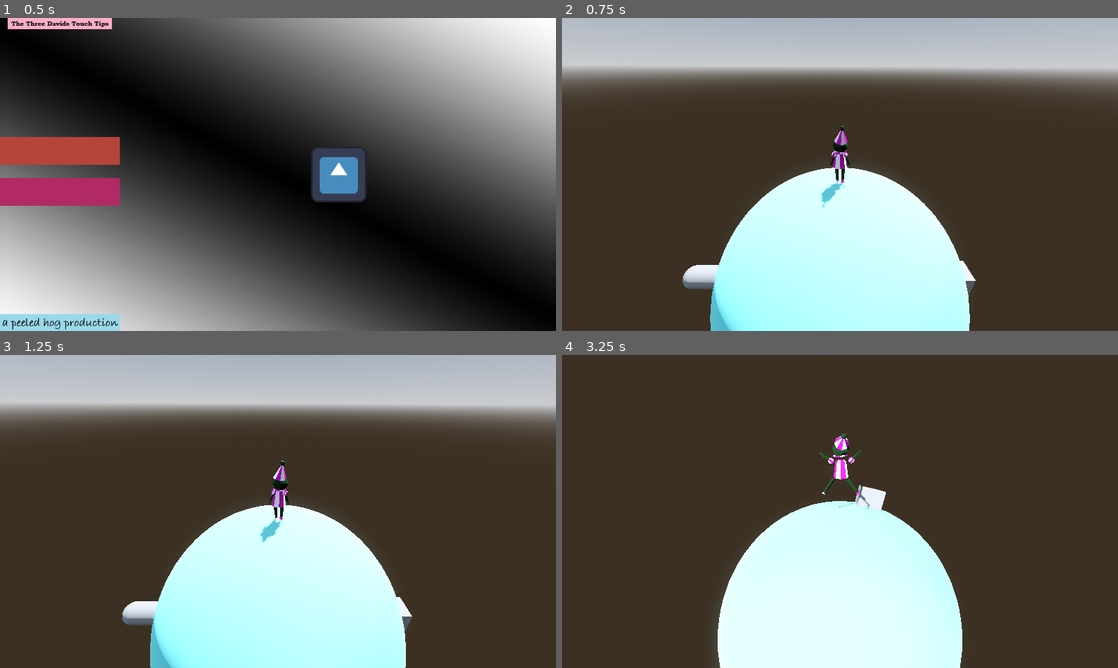
Above: before the commit, frames 1-4 (two rows, left to right).
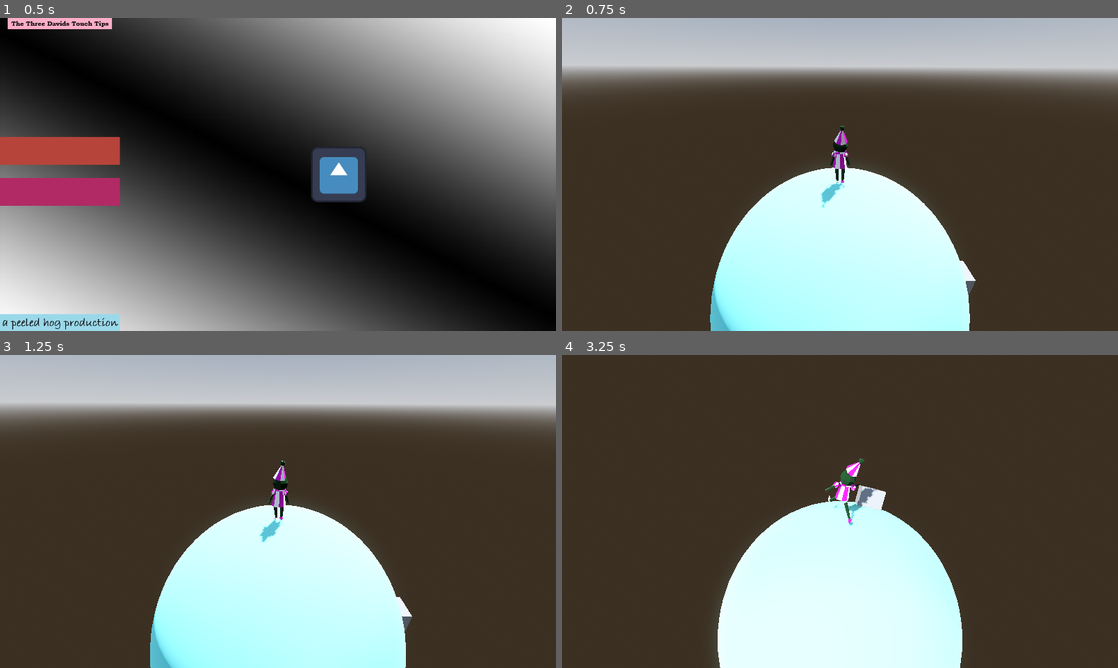
Above: after the commit, the same moments.

Repository: boner-cmd/effective-octo-pancake
Game: Godot game, scene res://Scenes/TitleScreen.tscn
The game is run twice, just before and just after one commit, with the same random seed, the same clock (stepped at 60 frames per second) and the same inputs. The engine's default icon, where the game draws it, is replaced by a stand-in: a white triangle on a blue panel in a dark square.
Inputs (mouse positions are in pixels of both pictures, inside the frame that each line leads up to):
- Up to frame 1 (0.5 s): no input
- Up to frame 2 (0.75 s): click (623, 149) at 0.5 s
- Up to frame 3 (1.25 s): no input
- Up to frame 4 (3.25 s): tap Enter (ui_accept) at 1.25 s; move the mouse to (867, 511) at 1.27 s; hold F (advance_dialogue) 1.28-2.03 s; hold W (up) from 1.28 s (still down); tap Space (jump) at 1.52, 2.27 s; move the mouse to (812, 511) at 2.02 s; click (812, 511) at 2.1 s; move the mouse to (851, 505) at 2.77 s; hold F (advance_dialogue) from 2.78 s (still down)

Frame 1 is identical in both runs. In frame 2, 0.4% of the frame differs, in the area x 21-29%, y 78-87%; in frame 3, 0.4%; in frame 4, 1.0%, in the area x 46-57%, y 25-55%.

Commit message:
closer, working ish

Diff:
--- a/Scenes/DialogueManager/DialogueManager.gd
+++ b/Scenes/DialogueManager/DialogueManager.gd
@@ -2,7 +2,7 @@
 
 @onready var text_box_scene = preload("res://Scenes/DialogueManager/text_box.tscn")
 
-var sub_viewport : SubViewport
+var canvas_layer : CanvasLayer
 
 var dialogue_lines : Array[String] = []
 var current_line_index = 0
@@ -12,19 +12,19 @@
 var is_dialogue_active = false
 var can_advance_line = false
 
-func start_dialogue(sub_viewport_in : SubViewport, lines: Array[String]):
+func start_dialogue(CanvasLayer_in : CanvasLayer, lines: Array[String]):
 	if is_dialogue_active:
 		return
-	sub_viewport = sub_viewport_in
+	canvas_layer = CanvasLayer_in
 	dialogue_lines = lines
-	_show_text_box(sub_viewport)
+	_show_text_box(canvas_layer)
 
 	is_dialogue_active = true
 
-func _show_text_box(sub_viewport):
+func _show_text_box(canvas_layer):
 	text_box = text_box_scene.instantiate()
 	text_box.finished_displaying.connect(_on_text_box_finished_displaying)
-	sub_viewport.add_child(text_box)
+	canvas_layer.add_child(text_box)
 	text_box.display_text(dialogue_lines[current_line_index])
 	can_advance_line = false
 
@@ -46,4 +46,4 @@
 			current_line_index = 0
 			return
 
-		_show_text_box(sub_viewport)
+		_show_text_box(canvas_layer)
--- a/Scenes/DialogueManager/InteractionAreaTemplate.tscn
+++ b/Scenes/DialogueManager/InteractionAreaTemplate.tscn
@@ -3,17 +3,15 @@
 [ext_resource type="Script" uid="uid://cfrvqrfsuonyf" path="res://Scenes/DialogueManager/interaction_area_template.gd" id="1_5i06m"]
 
 [sub_resource type="CapsuleMesh" id="CapsuleMesh_y5h15"]
+height = 1.0
 
 [sub_resource type="CylinderShape3D" id="CylinderShape3D_ihs6g"]
 radius = 2.0
 
-[sub_resource type="ViewportTexture" id="ViewportTexture_ihs6g"]
-viewport_path = NodePath("SubViewport")
-
 [node name="InteractionAreaTemplate" type="Node3D" unique_id=1441746603]
 
 [node name="PlaceholderMesh" type="MeshInstance3D" parent="." unique_id=1970345478]
-transform = Transform3D(1, 0, 0, 0, 1, 0, 0, 0, 1, 0, 1, 0)
+transform = Transform3D(1, 0, 0, 0, 1, 0, 0, 0, 1, 0, -0.12756133, 0)
 mesh = SubResource("CapsuleMesh_y5h15")
 
 [node name="Area3D" type="Area3D" parent="." unique_id=1533181775]
@@ -25,14 +23,6 @@
 [node name="CollisionShape3D" type="CollisionShape3D" parent="Area3D" unique_id=1777274432]
 shape = SubResource("CylinderShape3D_ihs6g")
 
-[node name="Sprite3D" type="Sprite3D" parent="Area3D" unique_id=1145438084]
-transform = Transform3D(1, 0, 0, 0, 1, 0, 0, 0, 1, 0, 1.5243759, 0)
-transparency = 1.0
-cast_shadow = 0
-billboard = 1
-texture_filter = 0
-texture = SubResource("ViewportTexture_ihs6g")
-
-[node name="SubViewport" type="SubViewport" parent="." unique_id=222289861]
+[node name="CanvasLayer" type="CanvasLayer" parent="." unique_id=2010746368]
 unique_name_in_owner = true
-transparent_bg = true
+follow_viewport_enabled = true
--- a/Scenes/DialogueManager/interaction_area_template.gd
+++ b/Scenes/DialogueManager/interaction_area_template.gd
@@ -1,6 +1,6 @@
 extends Node3D
 
-@onready var sub_viewport_in: SubViewport = %SubViewport
+@onready var CanvasLayer_in: CanvasLayer = %CanvasLayer
 
 
 
@@ -10,4 +10,4 @@
 ]
 
 func interact() -> void:
-	DialogueManager.start_dialogue(sub_viewport_in, lines)
+	DialogueManager.start_dialogue(CanvasLayer_in, lines)
--- a/Scenes/DialogueManager/text_box.tscn
+++ b/Scenes/DialogueManager/text_box.tscn
@@ -4,17 +4,16 @@
 [ext_resource type="Texture2D" uid="uid://dvcd40p0klyl1" path="res://Placeholder Assets (UI)/text_rect_placeholder.png" id="2_ot2p7"]
 
 [node name="TextBox" type="MarginContainer" unique_id=1198593662]
-anchors_preset = 8
+anchors_preset = 7
 anchor_left = 0.5
-anchor_top = 0.5
+anchor_top = 1.0
 anchor_right = 0.5
-anchor_bottom = 0.5
+anchor_bottom = 1.0
 offset_left = -32.5
-offset_top = -32.5
+offset_top = -65.0
 offset_right = 32.5
-offset_bottom = 32.5
 grow_horizontal = 2
-grow_vertical = 2
+grow_vertical = 0
 script = ExtResource("1_0kxgl")
 
 [node name="NinePatchRect" type="NinePatchRect" parent="." unique_id=477419255]
